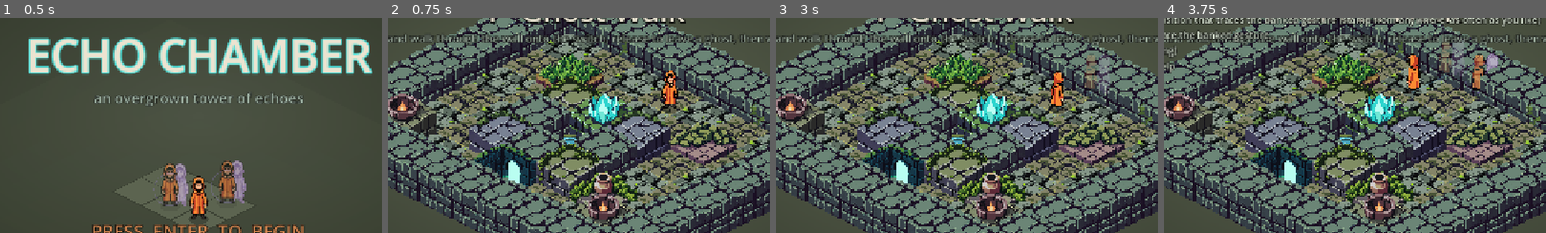
Above: before the commit, frames 1-4 (left to right).
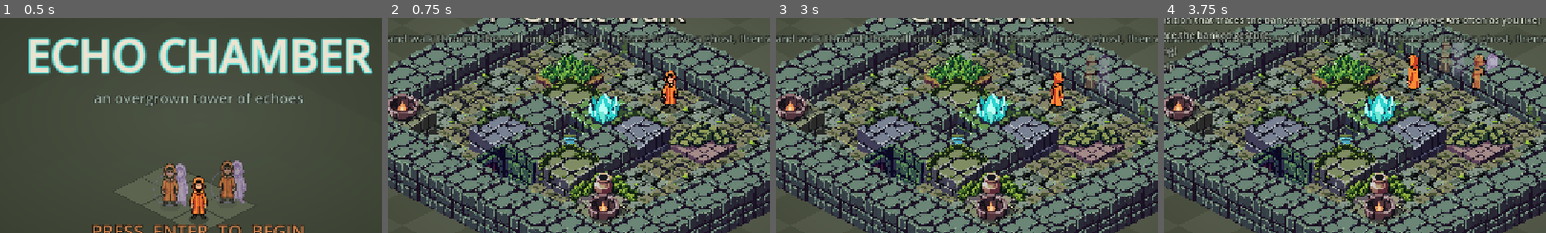
Above: after the commit, the same moments.

Repository: Hkattelu/echo-chamber
Game: Godot game, scene res://start_screen.tscn
Two runs of this game, one before a commit and one after it. Both use one fixed random seed, a clock stepped at 60 frames per second and the inputs below.
Inputs (mouse positions are % of the whole screen's width and height, from its top left):
- Up to frame 1 (0.5 s): no input
- Up to frame 2 (0.75 s): tap Enter at 0.5 s; move the mouse to (72, 45) at 0.52 s; hold Right from 0.53 s (still down); tap R at 0.6 s; click (72, 45) at 0.67 s
- Up to frame 3 (3 s): tap Space at 0.77, 1.25, 1.52, 2.75 s; move the mouse to (30, 55) at 1.27 s; release Right at 1.28 s; hold Down 1.28-2.03 s; tap T at 1.35 s; click (30, 55) at 1.42 s; tap Enter at 2 s; move the mouse to (60, 28) at 2.02 s; hold Right 2.03-2.78 s; tap Backspace at 2.1 s; click (60, 28) at 2.17 s; move the mouse to (45, 70) at 2.77 s; hold Up from 2.78 s (still down); tap N at 2.85 s; click (45, 70) at 2.92 s
- Up to frame 4 (3.75 s): tap Space at 3.02 s; tap E at 3.5 s; move the mouse to (80, 65) at 3.52 s; release Up at 3.53 s; hold Left from 3.53 s (still down); tap H at 3.6 s; click (80, 65) at 3.67 s
The pictures show only the part of the screen within x 24-74%, y 19-69%; the shares and areas given below are measured in that part.

Frame 1 is identical in both runs. In frame 2, 1.4% of the frame differs, in the area x 22-39%, y 58-79%; in frame 3, 1.4%; in frame 4, 1.4%.

Commit message:
feat: iso backdrop, front-facing closed/open exit door, and a ghost-over-spikes level
- _draw_backdrop(): a faint mossy-stone isometric expanse now tiles outward around the
  playable island, fading with distance from the board centre, so the map no longer floats
  in an empty void. Purely cosmetic (never consulted by logic).
- Exit door: replaced the single NE-facing doorway with front-facing door_closed (a sealed
  barred gate, no glow) and door_open (a glowing teal portal + light beam), swapped by
  exit_open in _draw_floor. A closed exit now clearly looks closed; the open one reads as an
  active portal facing the player. Removed the old doorway.png.
- New level 12 "The Crossing": a 2-row spike wall splits the room, so the switch is reachable
  ONLY by a ghost that walks across the spikes while the player takes the safe long way to the
  exit -- the first level that truly forces a ghost-over-spikes solution. Inserted after The
  Moat so The Vault stays the finale; 14 levels total. Verified won=true via the headless
  harness (ghost crosses both spike rows, exit opens, player reaches exit).
- CLAUDE.md updated (14 levels, door states, backdrop).

Co-Authored-By: Claude Opus 4.8 <noreply@anthropic.com>

Diff:
--- a/scripts/Main.gd
+++ b/scripts/Main.gd
@@ -58,7 +58,8 @@
   "hazard":  {"path": "res://assets/sprites/hazard.png",  "anchor": Vector2(56, 38)},
   # PixelLab iso tiles (64x64). Footprint diamond centre is at source (32,47);
   # scaled x1.75 -> exact 112x56 tile footprint (matches floor/wall geometry).
-  "doorway":      {"path": "res://assets/sprites/doorway.png",      "anchor": Vector2(32, 47), "scale": 1.75},
+  "door_closed":  {"path": "res://assets/sprites/door_closed.png",  "anchor": Vector2(32, 47), "scale": 1.75},
+  "door_open":    {"path": "res://assets/sprites/door_open.png",    "anchor": Vector2(32, 47), "scale": 1.75},
   "crystal":      {"path": "res://assets/sprites/crystal.png",      "anchor": Vector2(32, 47), "scale": 1.75},
   "brazier":      {"path": "res://assets/sprites/brazier.png",      "anchor": Vector2(32, 47), "scale": 1.75},
   "wall_mossy":   {"path": "res://assets/sprites/wall_mossy.png",   "anchor": Vector2(32, 47), "scale": 1.75},
@@ -284,6 +285,21 @@
       "#.^...^.#",
       "#.^^^^^.#",
       "#.......#",
+      "#########"],
+  },
+  {
+    "name": "The Crossing",
+    "hint": "You can't cross the spikes — but your echo can. Record a walk over them onto the switch, deploy on the safe edge, then take the long way around to the exit.",
+    "decor": [[Vector2i(7, 0), "brazier"], [Vector2i(8, 1), "brazier"], [Vector2i(0, 4), "obelisk"], [Vector2i(0, 7), "statue"], [Vector2i(8, 7), "crystal"], [Vector2i(3, 2), "ferns"], [Vector2i(3, 3), "rubble"]],
+    "rows": [
+      "#########",
+      "#......E#",
+      "#.......#",
+      "#.......#",
+      "#P......#",
+      "#^^^^^^^#",
+      "#^^^^^^^#",
+      "#...1...#",
       "#########"],
   },
   {
@@ -858,6 +874,7 @@
 # ---- Rendering: one back-to-front painter pass ----
 func _draw() -> void:
   draw_texture_rect(bg_tex, Rect2(Vector2.ZERO, get_viewport_rect().size), false)
+  _draw_backdrop()
   for s in range(0, grid_w + grid_h - 1):
     for x in range(grid_w):
       var y := s - x
@@ -870,6 +887,31 @@
         _draw_floor(cell)
     _draw_pawns_at(s)
   _draw_paths()
+
+# Faint isometric floor expanse around the playable island so the level doesn't float in a void.
+# Mossy-stone diamonds tile outward and fade to nothing with distance from the board centre,
+# before the vignette (layer 5) darkens the edges. Purely cosmetic — never consulted by logic.
+func _draw_backdrop() -> void:
+  if grid_w == 0 or grid_h == 0:
+    return
+  var cx := (grid_w - 1) * 0.5
+  var cy := (grid_h - 1) * 0.5
+  var edge := maxf(cx, cy)
+  var pad := 7
+  for x in range(-pad, grid_w + pad):
+    for y in range(-pad, grid_h + pad):
+      if x >= 0 and x < grid_w and y >= 0 and y < grid_h:
+        continue   # the real floor/wall pass owns the island itself
+      var d := Vector2(x - cx, y - cy).length()
+      var a := clampf(0.15 - (d - edge) * 0.017, 0.0, 0.15)
+      if a <= 0.0:
+        continue
+      var c := _ground(Vector2i(x, y))
+      var base := C_FLOOR if ((x + y) & 1) == 0 else C_FLOOR_EDGE
+      var dia := _diamond(c, tile_w, tile_h)
+      draw_colored_polygon(dia, Color(base.r, base.g, base.b, a))
+      var ol := dia.duplicate(); ol.append(dia[0])
+      draw_polyline(ol, Color(C_FLOOR_EDGE.r, C_FLOOR_EDGE.g, C_FLOOR_EDGE.b, a * 0.7), 1.0)
 
 func _draw_pawns_at(s: int) -> void:
   for i in range(echoes.size()):
@@ -910,18 +952,20 @@
     draw_colored_polygon(_diamond(c, tile_w * 0.42, tile_h * 0.42), Color(glow.r, glow.g, glow.b, ga))
     draw_colored_polygon(_diamond(c, tile_w * 0.18, tile_h * 0.18), Color(1, 1, 1, ga * 0.5))
   if cell == exit_cell:
-    _blit("doorway", c)   # stone archway; the art carries the resting teal glow
-    var ecol := C_EXIT_ON if exit_open else C_EXIT
-    var ea := 0.72 if exit_open else 0.34
-    draw_colored_polygon(_diamond(c, tile_w * 0.82, tile_h * 0.82), Color(ecol.r, ecol.g, ecol.b, ea * 0.4))
-    draw_colored_polygon(_diamond(c, tile_w * 0.5, tile_h * 0.5), Color(ecol.r, ecol.g, ecol.b, ea))
     if exit_open:
-      draw_colored_polygon(_diamond(c, tile_w * 0.24, tile_h * 0.24), Color(1, 1, 1, 0.5))
+      # active portal: light pools on the threshold, the open door, then a beam rising through it
+      draw_colored_polygon(_diamond(c, tile_w * 0.78, tile_h * 0.78), Color(C_EXIT_ON.r, C_EXIT_ON.g, C_EXIT_ON.b, 0.22))
+      _blit("door_open", c)
+      draw_colored_polygon(_diamond(c, tile_w * 0.34, tile_h * 0.34), Color(C_EXIT_ON.r, C_EXIT_ON.g, C_EXIT_ON.b, 0.5))
+      draw_colored_polygon(_diamond(c, tile_w * 0.16, tile_h * 0.16), Color(1, 1, 1, 0.45))
       var bw := tile_w * 0.16
       draw_colored_polygon(PackedVector2Array([
         c + Vector2(-bw, 0), c + Vector2(bw, 0),
         c + Vector2(bw * 0.55, -96.0), c + Vector2(-bw * 0.55, -96.0)]),
         Color(C_EXIT_ON.r, C_EXIT_ON.g, C_EXIT_ON.b, 0.16))
+    else:
+      # sealed door — no glow, so a closed exit clearly reads as closed
+      _blit("door_closed", c)
 
 func _draw_wall(cell: Vector2i) -> void:
   var sname: String = decor.get(cell, "wall")   # mossy/cracked/crystal/brazier variants are full blocks
Binary file added: assets/sprites/door_closed.png
Not shown, changed: assets/sprites/door_closed.png.import
Binary file added: assets/sprites/door_open.png
Not shown, added: assets/sprites/door_open.png.import
Binary file removed: assets/sprites/doorway.png
Not shown, changed: CLAUDE.md
